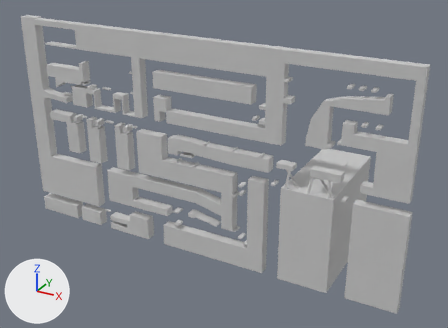
The FBX model SideScroller/Assets/ArtSound/Models/Lamplight_Level.FBX: old version first, new version second.
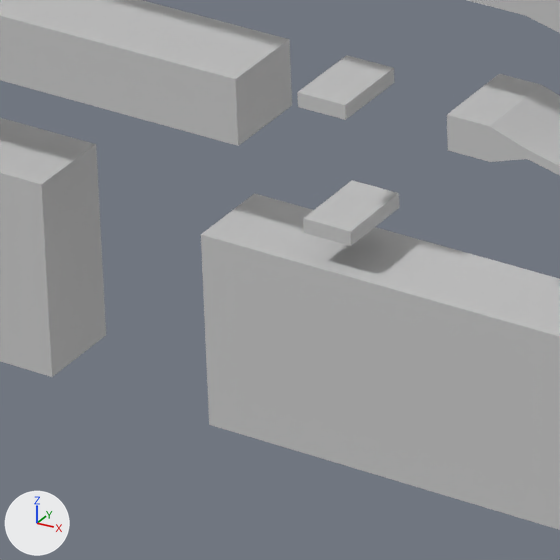
The first picture shows the older version from a camera (50 mm lens) standing at (69.4, -75.1, 54.2) and looking at (24.6, 6.4, 13.5). The close-ups show both versions on the part from 32% to 44% of the width and 61% to 78% of the height of that picture; other places that the commit changed are outside them. The axes (+X, +Y, +Z) are drawn at lower left. The lights are the same throughout. Where no turn or scale is listed for an object, it has been applied to the vertices.
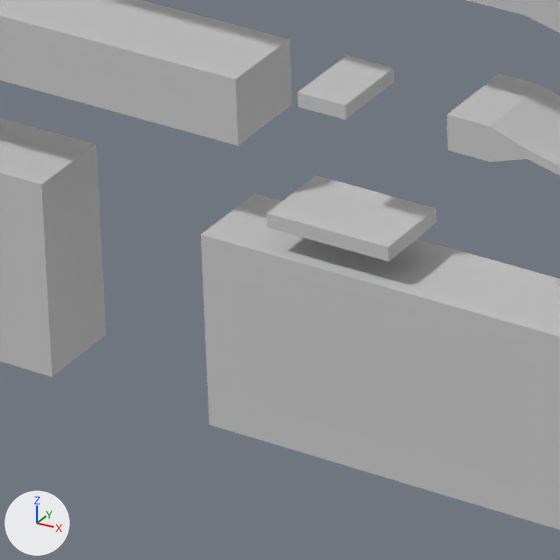
Pixel boxes [x1, y1, x2, y2] of what changed, in the close-ups (560 x 560 px):
```json
{"object": "Box006", "change": "moved, rescaled", "before": [303, 180, 399, 246], "after": [267, 175, 437, 262], "on screen": "76% wider, 31% taller"}
```

The change, as JSON lines over the scene's bpy script:
```json
{"op": "set", "path": "ob_box006.location", "old": "(-145.1, -311.6, -531.1)", "new": "(-145.1, -311.6, -534.8)"}
{"op": "set", "path": "ob_box006.scale", "old": "(0.116, 0.918, 0.107)", "new": "(0.297, 0.918, 0.107)"}
```
